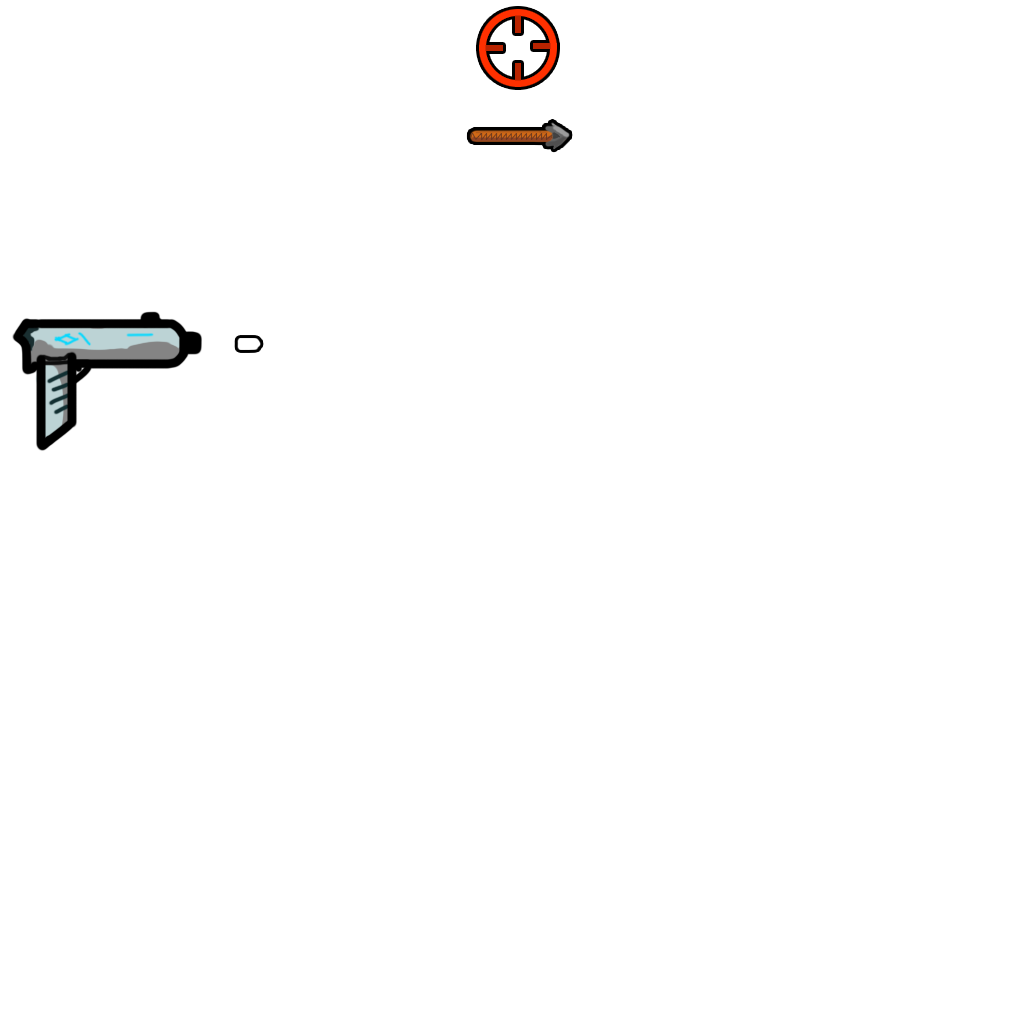
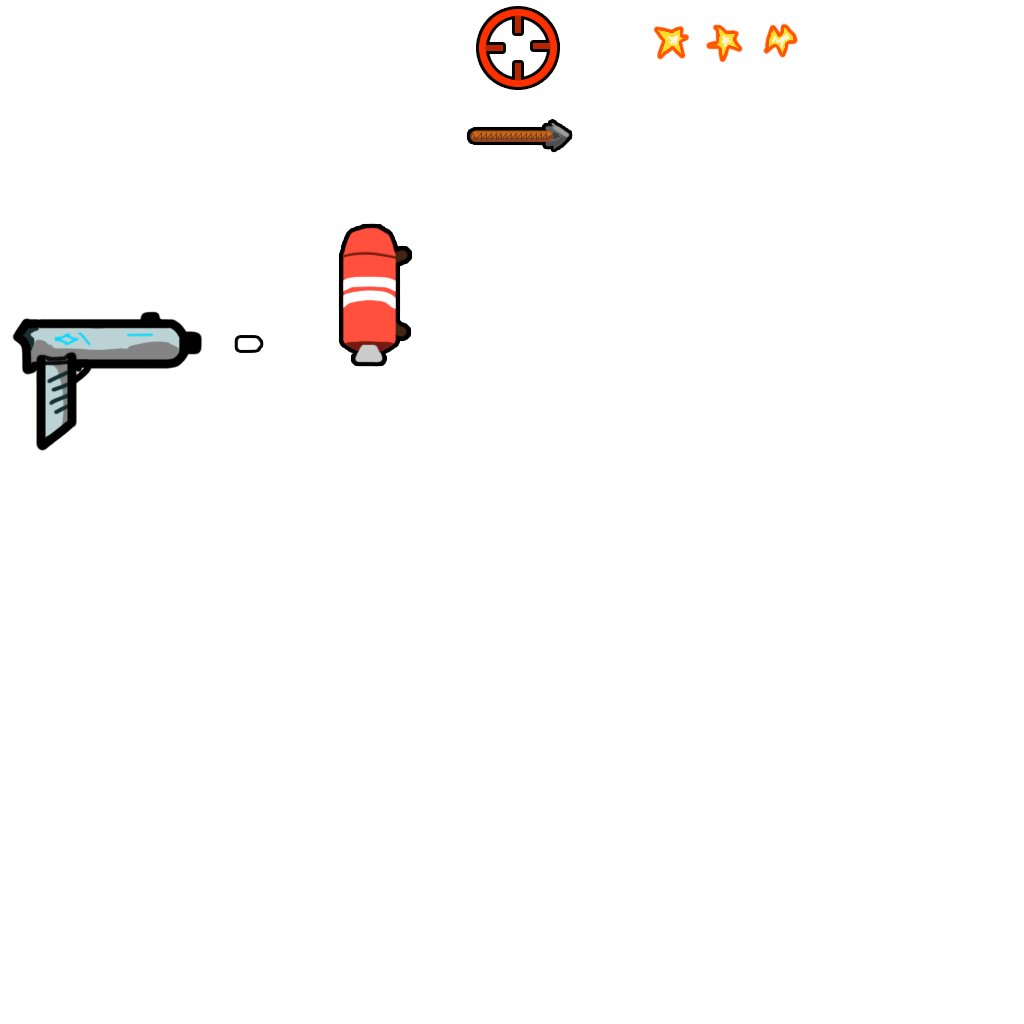
Layer changes from the first 1024px x 1024px image to the second:
added layer "Layer 10" in group "Sprites" over [653, 23, 799, 63]
added layer "Layer 7" in group "Sprites" over [342, 227, 409, 363]
